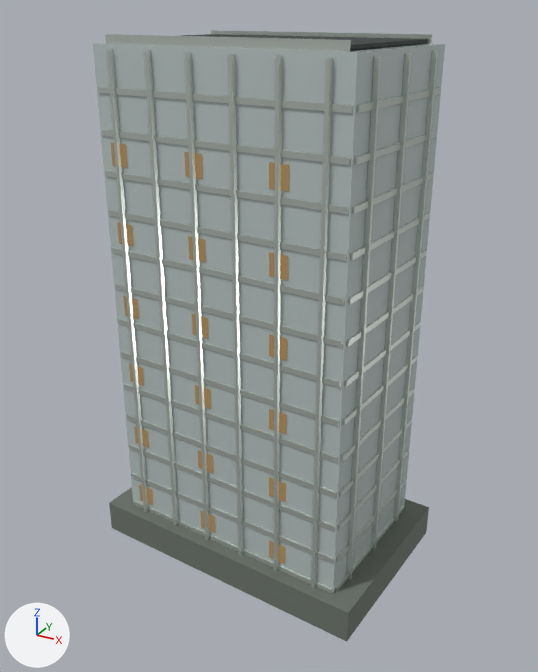
Before and after pictures for a commit that changed the glTF model landmarks/assets/youxian-tower.glb.
Camera for both pictures: a camera (50 mm lens) standing at (57.4, -103.1, 93.6) and looking at (0.8, -0.2, 42.1). Every picture has the same lights, and +X, +Y and +Z are marked at lower left. The picture after the commit comes second.

Names of what the first picture shows: 'envelope', 'fins', 'floor_bands', 'night_windows', 'parapet', 'podium', 'roof_deck'.
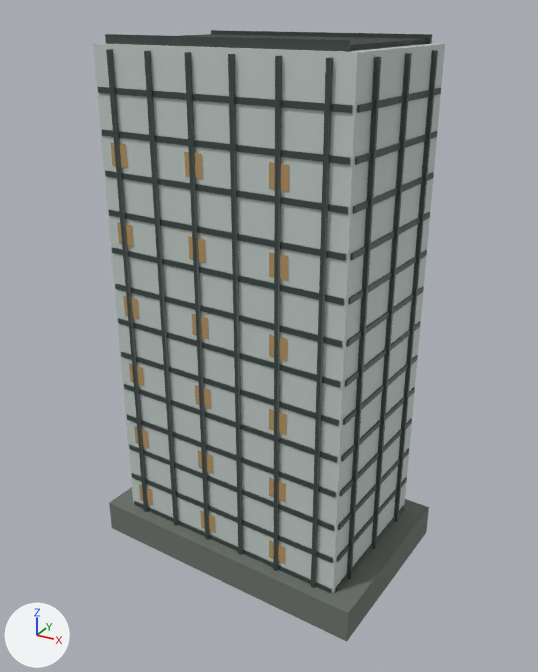
What the commit changed:
Material 'metal' (mat_metal) changes colour from light grey #d5ddd6 to dark grey #4a5552; in linear values from (0.665, 0.723, 0.672) to (0.0685, 0.0908, 0.0844).
In material 'metal' (mat_metal), roughness goes from 0.28 to 0.48.

Pixel boxes (x1, y1, x2, y2) of what changed, in the pictures (538 x 672 px):
'fins', recoloured, surface changed
    both: (106, 49, 438, 588)
'floor_bands', recoloured, surface changed
    both: (98, 87, 441, 593)
'parapet', recoloured, surface changed (light grey to dark grey)
    both: (105, 30, 432, 52)
